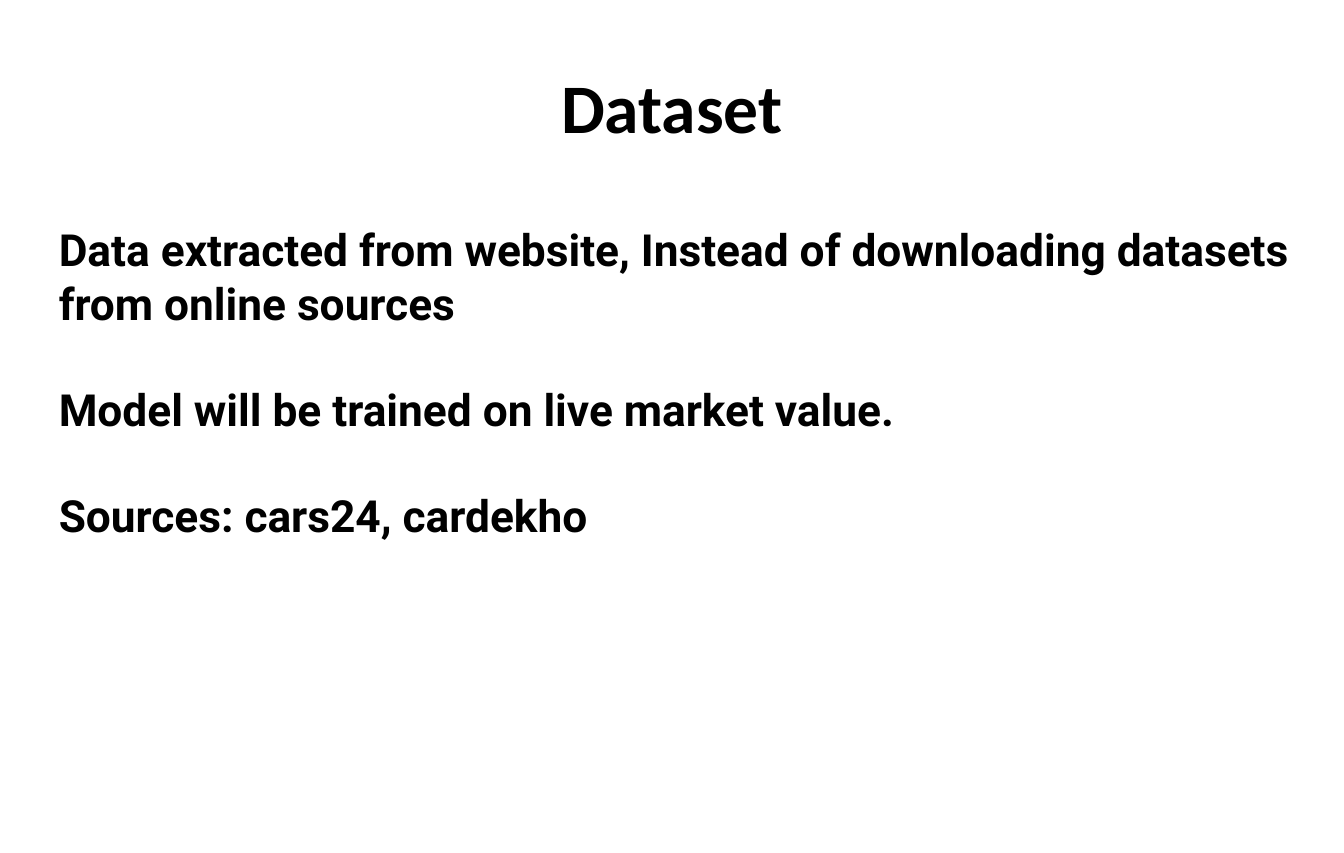
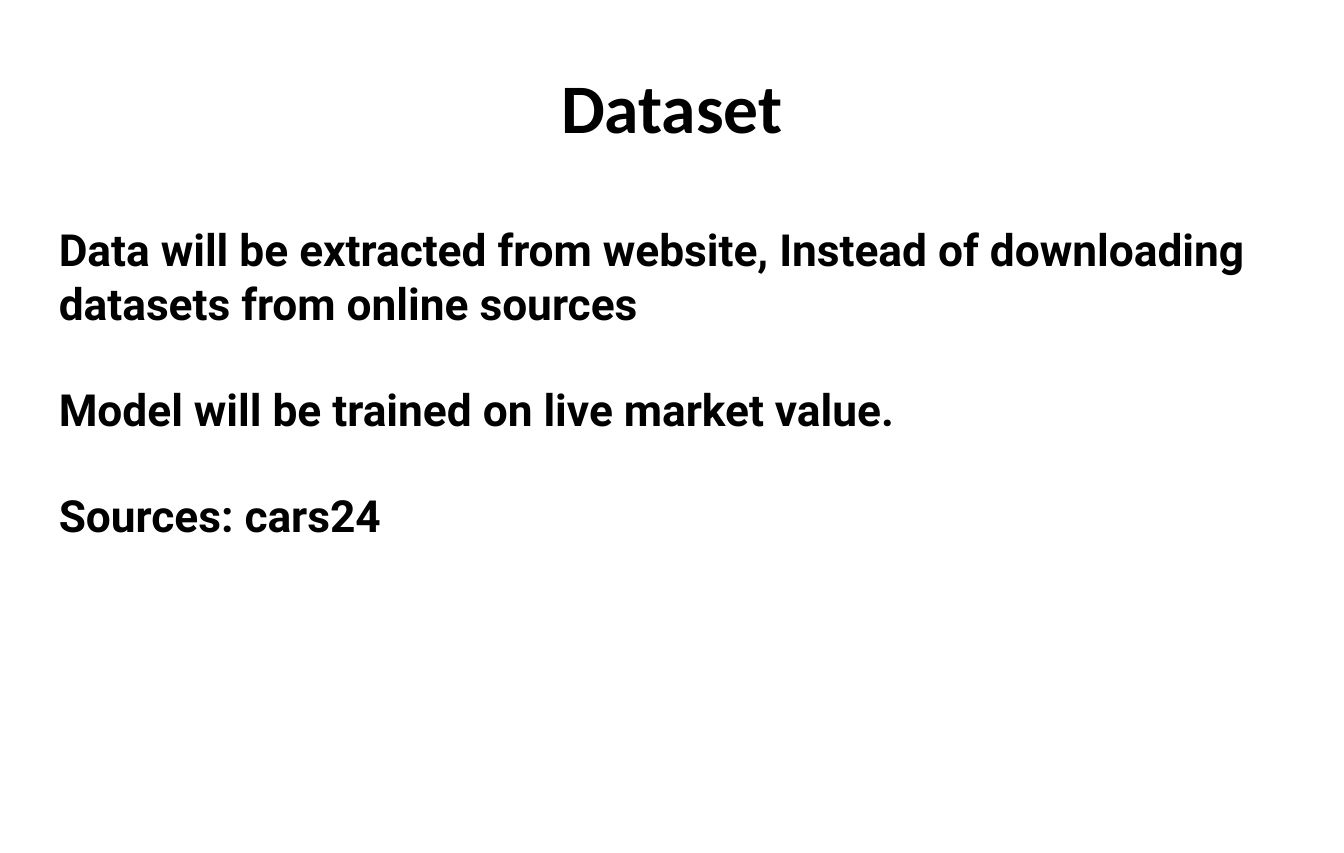
Before and after one commit to varunpanchal283/Major-Project, a slide deck: slide 4 of Car Resale Price Prediction.pptx. Drawn at 1344x853 pixels with LibreOffice and Linux fonts; fonts in the diff are those of the drawing. Boxes give left, top, right and bottom in pixels: in the first picture for what was removed or moved away, otherwise in the second. Text is boxed around its words. In the diff, an @@ line names an element or a change of style, - is before the commit and + after.

```diff
--- a/Car Resale Price Prediction.pptx
+++ b/Car Resale Price Prediction.pptx
@@ text at (59, 232, 1244, 321): text changed @@
-Data extracted from website, Instead of downloading datasets from online sources
+Data will be extracted from website, Instead of downloading datasets from online sources
@@ text at (59, 500, 381, 533): text changed @@
-Sources: cars24, cardekho
+Sources: cars24
```
Also in this commit, not shown: 2 other slides changed, 5 slides added, 2 slides removed.
